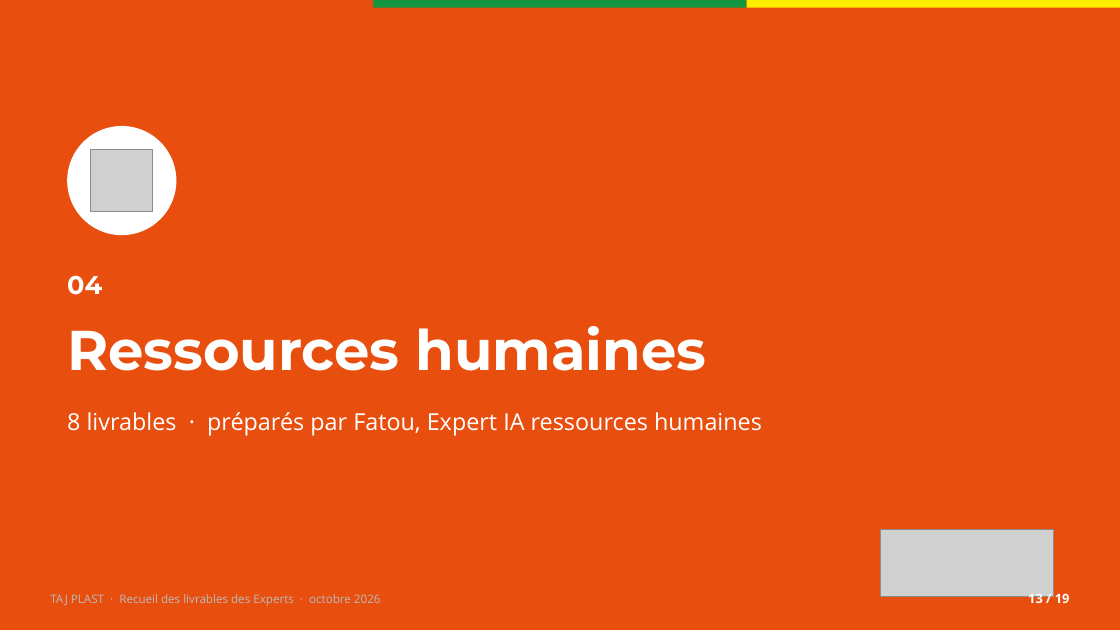
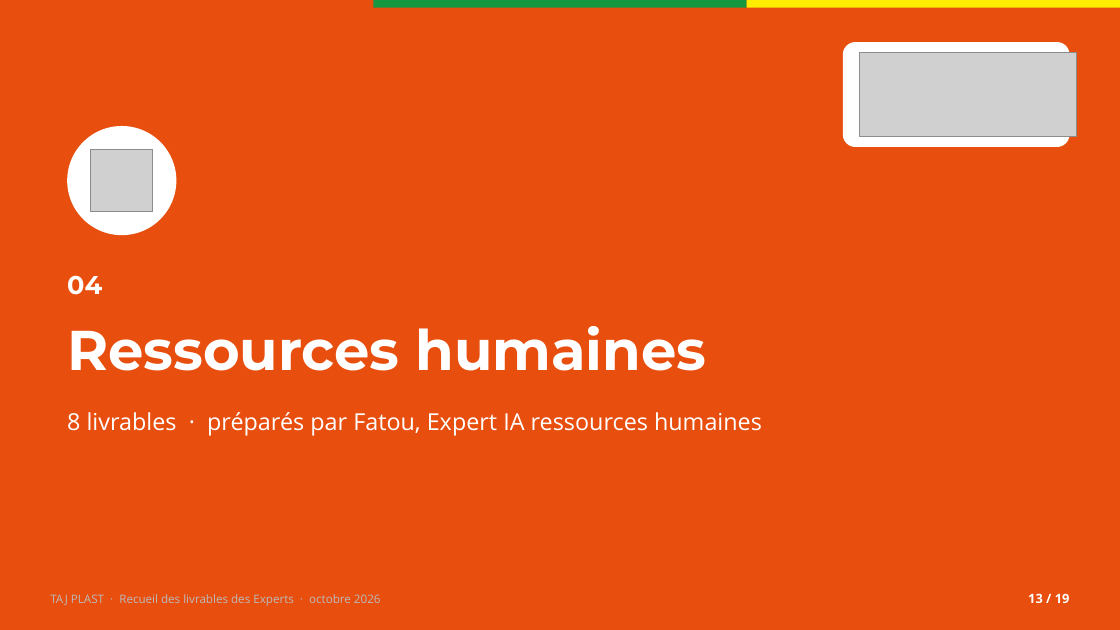
Before and after one commit to leslita06/fatima-unifood-fictif, a slide deck: slide 13 of tmp-recueil/recueil.pptx. Drawn at 1120x630 pixels with LibreOffice and Linux fonts; fonts in the diff are those of the drawing; grey boxes stand for pictures. Boxes give left, top, right and bottom in pixels: in the first picture for what was removed or moved away, otherwise in the second. Text is boxed around its words. In the diff, an @@ line names an element or a change of style, - is before the commit and + after.

```diff
--- a/tmp-recueil/recueil.pptx
+++ b/tmp-recueil/recueil.pptx
@@ rounded rectangle added at <box>843,42,1070,147</box>, fill #FFFFFF @@
@@ picture added at <box>860,52,1076,136</box> @@
@@ picture removed at <box>881,529,1054,597</box> @@
```
Also in this commit, not shown: 17 other slides changed.
